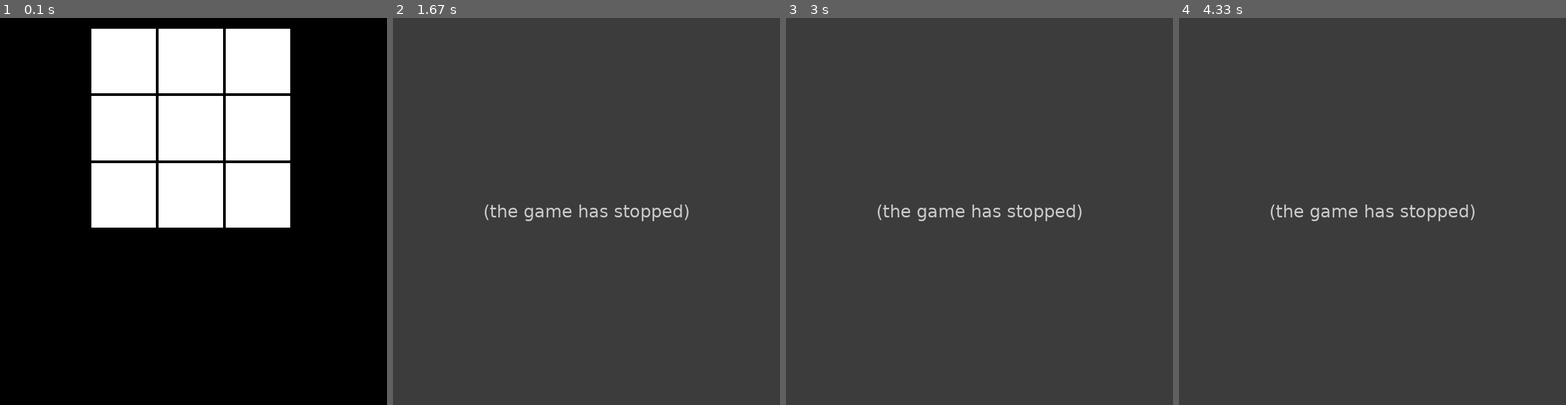
Above: before the commit, frames 1-4 (left to right).
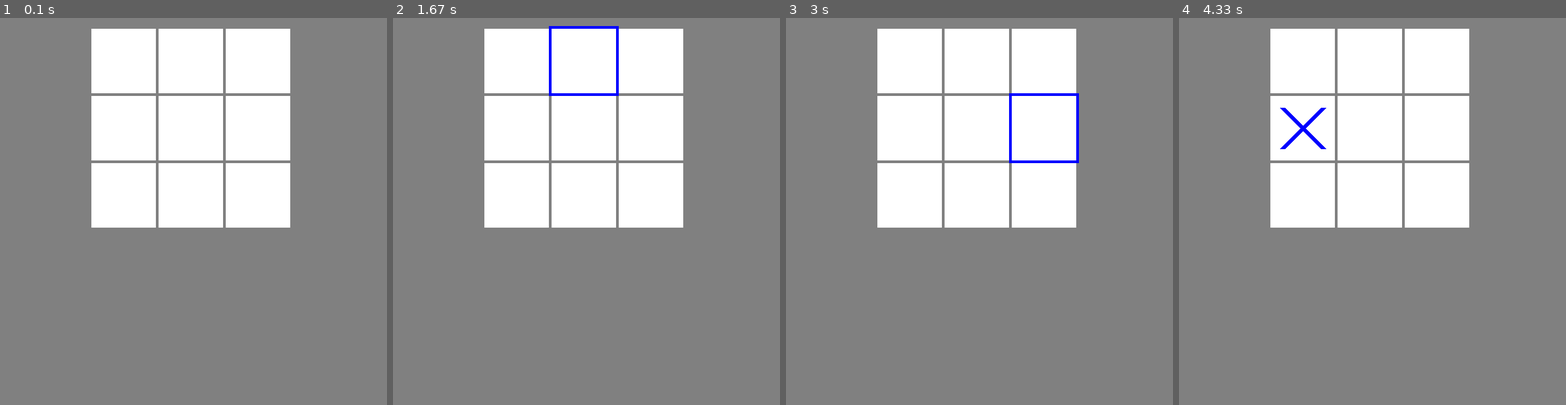
Above: after the commit, the same moments.

Repository: Valentin-Rault/tic-tac-toe
Game: pygame game, started from tic-pygame/main.py
Same seed, same stepped clock (60 frames per second), same inputs: the game is played once before the commit and once after it.
Inputs (mouse positions are in pixels of both pictures, inside the frame that each line leads up to):
- Up to frame 1 (0.1 s): no input
- Up to frame 2 (1.67 s): click (586, 211) at 0.38 s; click (625, 296) at 0.72 s; click (466, 300) at 1.08 s; click (594, 79) at 1.55 s
- Up to frame 3 (3 s): click (983, 254) at 1.88 s; click (925, 130) at 2.22 s; click (1080, 176) at 2.55 s; click (1060, 141) at 2.88 s
- Up to frame 4 (4.33 s): click (1507, 288) at 3.22 s; click (1387, 196) at 3.55 s; click (1287, 141) at 3.88 s; click (1287, 141) at 4.22 s

The runs differ from the first frame. In frame 1, 75% of the frame differs, in the area x 0-100%, y 0-100%; in frame 2, 100%; in frame 3, 100%; in frame 4, 100%.
Error before the commit: IndexError: list index out of range (board.py line 45); the game stopped at 0.72 s (later frames are placeholders)

Commit message:
addition of highlight for selected squares, can now click outside of the board

Diff:
--- a/tic-pygame/main.py
+++ b/tic-pygame/main.py
@@ -1,7 +1,6 @@
 import pygame
 
 from tic_tac_toe.constants import WIDTH, HEIGHT, SQUARE_SIZE, SQUARE_PADDING, BOARD_PADDING_TOP, BOARD_PADDING_LEFT
-from tic_tac_toe.board import Board
 from tic_tac_toe.game import Game
 
 FPS = 60
--- a/tic-pygame/tic_tac_toe/board.py
+++ b/tic-pygame/tic_tac_toe/board.py
@@ -1,6 +1,6 @@
 import pygame
 
-from .constants import ROWS, COLS, SQUARE_SIZE, BLACK, WHITE, BLUE, RED,\
+from .constants import ROWS, COLS, SQUARE_SIZE, WHITE, BLUE, RED,\
                        SQUARE_PADDING, BOARD_PADDING_LEFT, BOARD_PADDING_TOP
 from .symbols import XSymbol, OSymbol
 
@@ -18,12 +18,19 @@
                 self.board[row].append(0)
 
     def draw_squares(self, win):
-        win.fill(BLACK)
         for row in range(ROWS):
             for col in range(COLS):
                 x = col * SQUARE_SIZE + col * SQUARE_PADDING + BOARD_PADDING_LEFT
                 y = row * SQUARE_SIZE + row * SQUARE_PADDING + BOARD_PADDING_TOP
                 pygame.draw.rect(win, WHITE, (x, y, SQUARE_SIZE, SQUARE_SIZE))
+
+    def highlight_selected(self, win, row, col, turn):
+        x = col * SQUARE_SIZE + col * SQUARE_PADDING + BOARD_PADDING_LEFT
+        y = row * SQUARE_SIZE + row * SQUARE_PADDING + BOARD_PADDING_TOP
+        pygame.draw.rect(win, turn, (x - SQUARE_PADDING,
+                                       y - SQUARE_PADDING,
+                                       SQUARE_SIZE + 2 * SQUARE_PADDING,
+                                       SQUARE_SIZE + 2 * SQUARE_PADDING))
 
     def draw(self, win):
         self.draw_squares(win)
@@ -42,6 +49,8 @@
         self.white_space -= 1
 
     def get_value(self, row, col):
+        if row < 0 or col < 0:
+            return True
         return self.board[row][col]
 
     def is_move_left(self):
--- a/tic-pygame/tic_tac_toe/constants.py
+++ b/tic-pygame/tic_tac_toe/constants.py
@@ -6,6 +6,6 @@
 BOARD_PADDING_TOP = 20
 
 WHITE = (255, 255, 255)
-BLACK = (0, 0, 0)
+BG_COLOR = (128, 128, 128)
 BLUE = (0, 0, 255)
 RED = (255, 0, 0)
--- a/tic-pygame/tic_tac_toe/game.py
+++ b/tic-pygame/tic_tac_toe/game.py
@@ -1,6 +1,6 @@
 import pygame
 
-from .constants import BLUE, RED
+from .constants import BLUE, RED, BG_COLOR
 from .board import Board
 
 
@@ -29,8 +29,13 @@
                 self.selected_row_col = None
                 self.select_square(row, col)
 
-        if self.board.get_value(row, col) == 0:
-            self.selected_row_col = row, col
+        try:
+            self.board.get_value(row, col)
+        except IndexError:
+            self.selected_row_col = None
+        else:
+            if self.board.get_value(row, col) == 0:
+                self.selected_row_col = row, col
 
     def confirm_move(self, row, col):
         if (row, col) == self.selected_row_col:
@@ -41,6 +46,9 @@
         pass
 
     def update(self):
+        self.win.fill(BG_COLOR)
+        if self.selected_row_col:
+            self.board.highlight_selected(self.win, self.selected_row_col[0], self.selected_row_col[1], self.turn)
         self.board.draw(self.win)
         pygame.display.update()
 
--- a/tic-pygame/tic_tac_toe/symbols.py
+++ b/tic-pygame/tic_tac_toe/symbols.py
@@ -1,6 +1,6 @@
 import pygame
 
-from .constants import BLUE, RED, WHITE, SQUARE_SIZE, SQUARE_PADDING, BOARD_PADDING_TOP, BOARD_PADDING_LEFT
+from .constants import WHITE, SQUARE_SIZE, SQUARE_PADDING, BOARD_PADDING_TOP, BOARD_PADDING_LEFT
 
 
 class Symbol:
